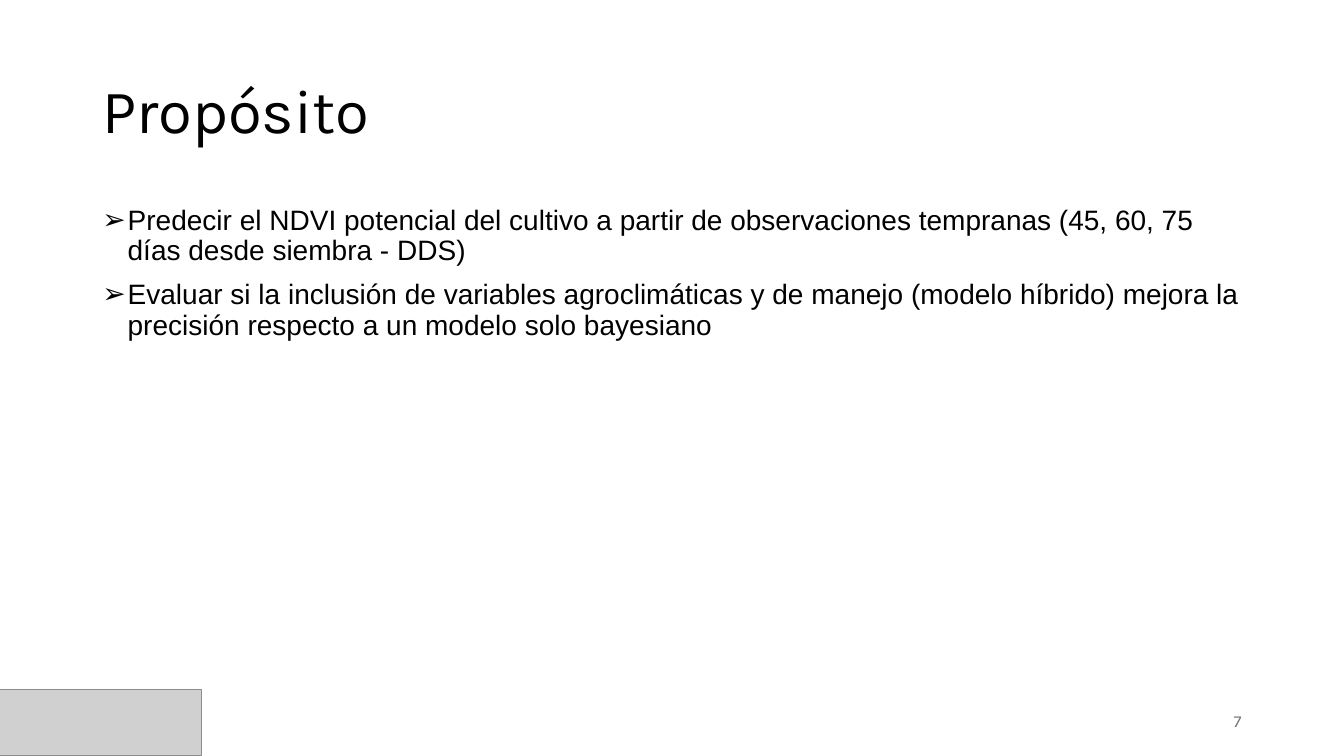
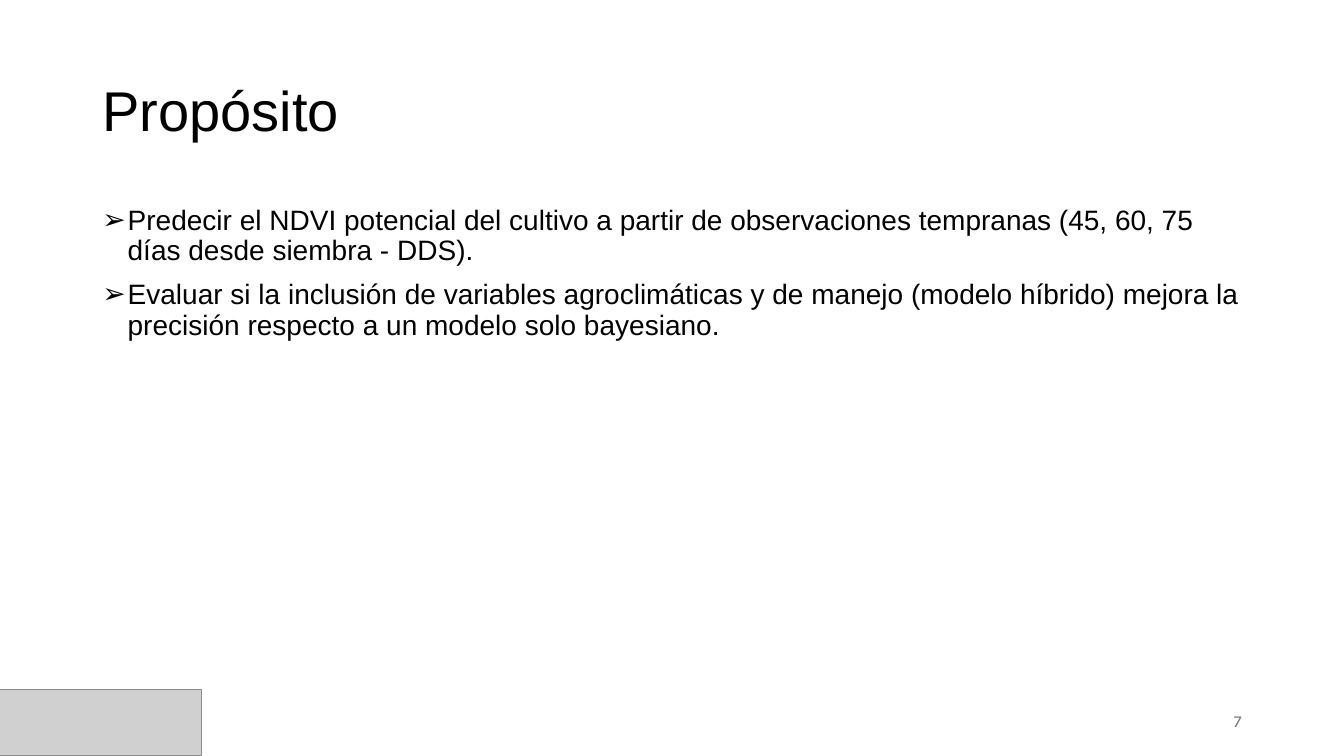
Before and after one commit to adrianlapaz3/Plantilla-planificacion, a slide deck: slide 7 of Adrian_Lapaz_presentacion.pptx. Drawn at 1344x756 pixels with LibreOffice and Linux fonts; fonts in the diff are those of the drawing; grey boxes stand for pictures. Boxes give left, top, right and bottom in pixels: in the first picture for what was removed or moved away, otherwise in the second. Text is boxed around its words. In the diff, an @@ line names an element or a change of style, - is before the commit and + after.

```diff
--- a/Adrian_Lapaz_presentacion.pptx
+++ b/Adrian_Lapaz_presentacion.pptx
@@ title "Propósito" at (102, 89, 338, 141): size 44 to 40 pt, font Karla to Arial @@
@@ text at (128, 209, 1238, 340): text changed @@
-➢ Predecir el NDVI potencial del cultivo a partir de observaciones tempranas (45, 60, 75 días desde siembra - DDS)
-➢ Evaluar si la inclusión de variables agroclimáticas y de manejo (modelo híbrido) mejora la precisión respecto a un modelo solo bayesiano
+➢ Predecir el NDVI potencial del cultivo a partir de observaciones tempranas (45, 60, 75 días desde siembra - DDS).
+➢ Evaluar si la inclusión de variables agroclimáticas y de manejo (modelo híbrido) mejora la precisión respecto a un modelo solo bayesiano.
```
Also in this commit, not shown: 4 other slides changed, 8 other files.
